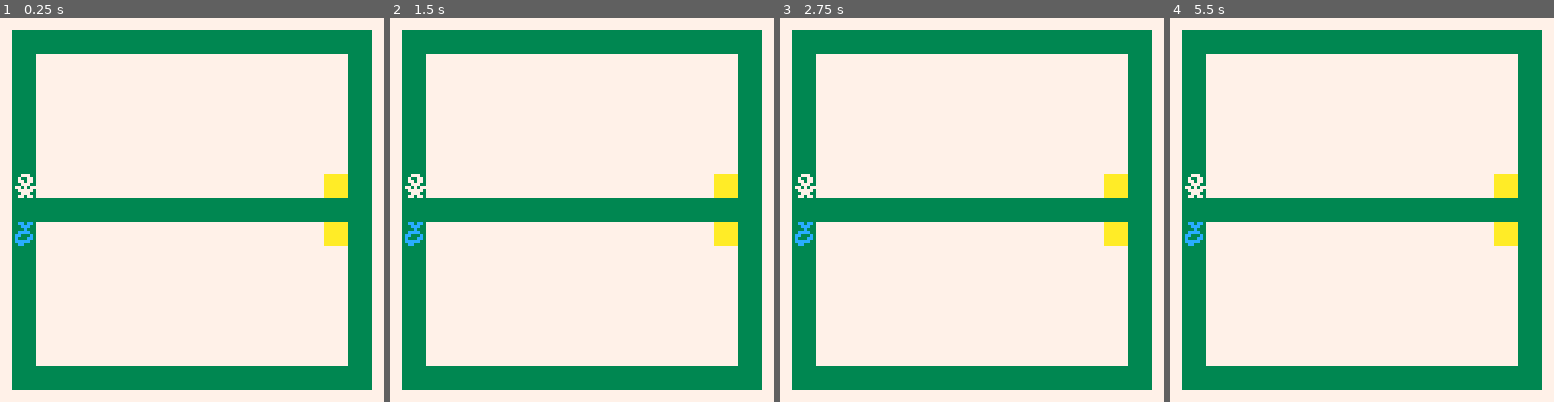
Above: before the commit, frames 1-4 (left to right).
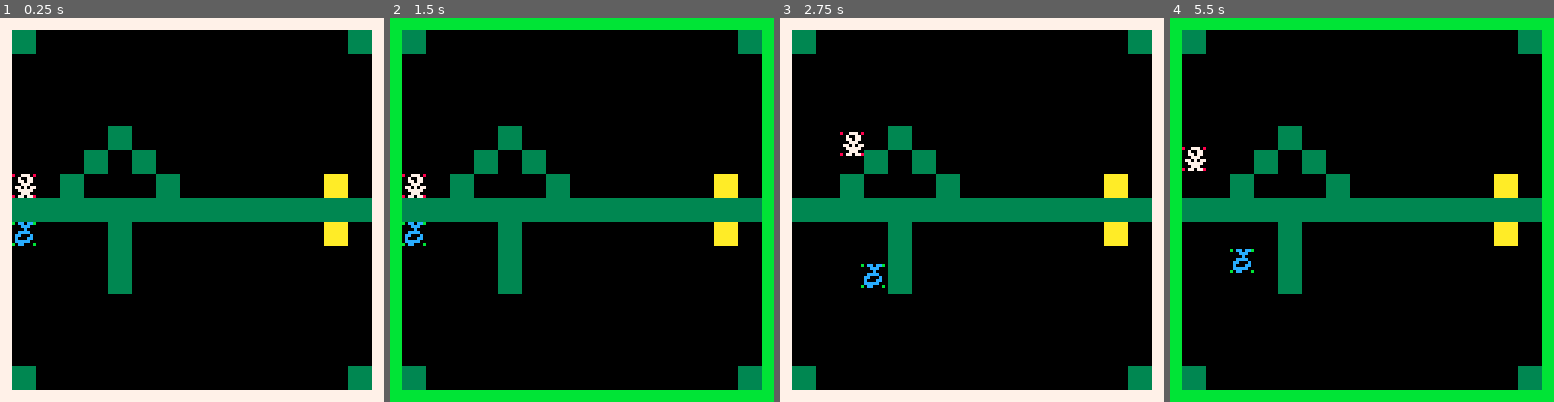
Above: after the commit, the same moments.

Repository: lpratico/a_curious_amalgam
Game: PICO-8 cartridge game.p8
Two runs of this game, one before a commit and one after it. Both use one fixed random seed, a clock stepped at 60 frames per second and the inputs below.
Inputs:
- Up to frame 1 (0.25 s): no input
- Up to frame 2 (1.5 s): tap O (Z key) at 0.7 s
- Up to frame 3 (2.75 s): hold Right 1.6-2.1 s; tap O (Z key) at 1.7, 2.1, 2.5 s; hold Up 2.15-2.42 s; hold Right from 2.47 s (still down)
- Up to frame 4 (5.5 s): tap O (Z key) every 0.4 s from 2.9 to 5.3 s; release Right at 3.03 s; hold Left 3.08-3.58 s; hold Down 3.63-3.97 s; hold Right 4.02-4.68 s; hold Up 4.73-5.03 s; hold Left from 5.08 s (still down)

The runs differ from the first frame. In frame 1, 79% of the frame differs, in the area x 3-97%, y 3-97%; in frame 2, 91%; in frame 3, 80%; in frame 4, 92%, in the area x 0-100%, y 0-100%.

Commit message:
mostly works

Diff:
--- a/game.p8
+++ b/game.p8
@@ -4,19 +4,143 @@
 
 topplayer={
     x=0,
-    y=48
+    y=48,
+    v=0
 }
+
 botplayer={
     x=0,
-    y=64
+    y=64,
+    v=0
 }
 
+level={
+    x=0,
+    y=0,
+    linked=false
+}
+
+function postospr(x,y)
+    return mget(level.x + x/8, level.y + y/8)
+end
+
+function getcorners(player)
+    return {{player.x,   player.y},
+            {player.x+7, player.y},
+            {player.x,   player.y+7},
+            {player.x+7, player.y+7}}
+end
+
+function validlocation(x, y)
+    if(x < 0 or x >= 120) then
+        return false
+    end
+    if (y < 0 or y >= 120) then
+        return false
+    end
+    if (postospr(x,y) == 5) then
+        return false
+    end
+    return true
+end
+
+function moveplayersx(x)
+    validtop = true
+    validbot = true
+    topplayer.x += x
+    botplayer.x += x
+    if(topplayer.x < 0 or topplayer.x > 120) then
+        validtop = false
+    end
+    topcorners = getcorners(topplayer)
+    botcorners = getcorners(botplayer)
+    for i = 1,4 do
+        if (not validlocation(topcorners[i][1], topcorners[i][2])) then
+            validtop = false
+        end
+        if (not validlocation(botcorners[i][1], botcorners[i][2])) then
+            validbot = false
+        end
+    end
+    if (not validtop or (not validbot and level.linked)) then
+        topplayer.x -= x
+    end
+    if (not validbot or (not validtop and level.linked)) then
+        botplayer.x -= x
+    end
+end
+
+function moveplayersy()
+    validtop = true
+    validbot = true
+    topplayer.y += topplayer.v
+    botplayer.y -= botplayer.v
+    topcorners = getcorners(topplayer)
+    botcorners = getcorners(botplayer)
+    for i = 1,4 do
+        if (not validlocation(topcorners[i][1], topcorners[i][2])) then
+            validtop = false
+        end
+        if (not validlocation(botcorners[i][1], botcorners[i][2])) then
+            validbot = false
+        end
+    end
+    if (not validtop or (not validbot and level.linked)) then
+        topplayer.y -= topplayer.v
+        topplayer.v = 0
+    end
+    if (not validbot or (not validtop and level.linked)) then
+        botplayer.y += botplayer.v
+        botplayer.v = 0
+    end
+end
+
 function _update()
+    --jump
+
+    jumpvel = -2.21
+    gravity = .15
+    if (btn(2)) then
+        if (topplayer.v == 0) then
+            topplayer.v = jumpvel
+        end
+        if (botplayer.v == 0) then
+            botplayer.v = jumpvel
+        end
+    end
+    --gravity
+    topplayer.v += gravity
+    botplayer.v += gravity
+
+    moveplayersy()
+
+    if(btn(0)) then
+        moveplayersx(-1)
+    end
+    if(btn(1)) then
+        moveplayersx(1)
+    end
+    if (btnp(4)) then
+        level.linked = not level.linked
+    end
+    -- if(btn(2)) then
+    --
+    -- end
+    -- if(btn(3)) then
+    --     moveplayers(0, 1)
+    -- end
+
+
 end
 
 function _draw()
     --draw base color
-    rectfill(0,0,127,127,7)
+    if (level.linked) then
+        rectfill(0,0,127,127,11)
+    else
+        rectfill(0,0,127,127,7)
+    end
+    rectfill(4,4,123,123,0)
 
     --draw map
     map(0,0,4,4,15,15)
@@ -27,30 +151,30 @@
 
 end
 __gfx__
-000000000007770000cc0000000000000000000033333333aaaaaaaa888888880000000000000000000000000000000000000000000000000000000000000000
+0000000080077708b0cc000b000000000000000033333333aaaaaaaa888888880000000000000000000000000000000000000000000000000000000000000000
 00000000007007700ccccc00000000000000000033333333aaaaaaaa888888880000000000000000000000000000000000000000000000000000000000000000
 00700700007707700c000cc0000000000000000033333333aaaaaaaa888888880000000000000000000000000000000000000000000000000000000000000000
 00077000000777000cc000c0000000000000000033333333aaaaaaaa888888880000000000000000000000000000000000000000000000000000000000000000
 000770000770707700cccc00000000000000000033333333aaaaaaaa888888880000000000000000000000000000000000000000000000000000000000000000
 00700700007777700000c000000000000000000033333333aaaaaaaa888888880000000000000000000000000000000000000000000000000000000000000000
 0000000000077700000ccc00000000000000000033333333aaaaaaaa888888880000000000000000000000000000000000000000000000000000000000000000
-000000000077077000cc0cc0000000000000000033333333aaaaaaaa888888880000000000000000000000000000000000000000000000000000000000000000
+0000000080770778b0cc0ccb000000000000000033333333aaaaaaaa888888880000000000000000000000000000000000000000000000000000000000000000
 __map__
-0505050505050505050505050505050303030303030303030303000000000000000000000000000000000000000000000000000000000000000000000000000000000000000000000000000000000000000000000000000000000000000000000000000000000000000000000000000000000000000000000000000000000000
-0503030303030303030303030403050303000300000000000000000000000000000000000000000000000000000000000000000000000000000000000000000000000000000000000000000000000000000000000000000000000000000000000000000000000000000000000000000000000000000000000000000000000000
-0503030303030303030303030403050303000300000000000000000000000000000000000000000000000000000000000000000000000000000000000000000000000000000000000000000000000000000000000000000000000000000000000000000000000000000000000000000000000000000000000000000000000000
-0503030303030303030303030403050303000300000000000000000000000000000000000000000000000000000000000000000000000000000000000000000000000000000000000000000000000000000000000000000000000000000000000000000000000000000000000000000000000000000000000000000000000000
-0503030303030303030303030403050303040300000000000000000000000000000000000000000000000000000000000000000000000000000000000000000000000000000000000000000000000000000000000000000000000000000000000000000000000000000000000000000000000000000000000000000000000000
-0500000000000000000000000400050303000300000000000000000000000000000000000000000000000000000000000000000000000000000000000000000000000000000000000000000000000000000000000000000000000000000000000000000000000000000000000000000000000000000000000000000000000000
-0503030300000000000000000406050303000300000000000000000000000000000000000000000000000000000000000000000000000000000000000000000000000000000000000000000000000000000000000000000000000000000000000000000000000000000000000000000000000000000000000000000000000000
+0500000000000000000000000000050303030303030303030303000000000000000000000000000000000000000000000000000000000000000000000000000000000000000000000000000000000000000000000000000000000000000000000000000000000000000000000000000000000000000000000000000000000000
+0000000000000000000000000000000303000300000000000000000000000000000000000000000000000000000000000000000000000000000000000000000000000000000000000000000000000000000000000000000000000000000000000000000000000000000000000000000000000000000000000000000000000000
+0000000000000000000000000000000303000300000000000000000000000000000000000000000000000000000000000000000000000000000000000000000000000000000000000000000000000000000000000000000000000000000000000000000000000000000000000000000000000000000000000000000000000000
+0000000000000000000000000000000303000300000000000000000000000000000000000000000000000000000000000000000000000000000000000000000000000000000000000000000000000000000000000000000000000000000000000000000000000000000000000000000000000000000000000000000000000000
+0000000005000000000000000000000303040300000000000000000000000000000000000000000000000000000000000000000000000000000000000000000000000000000000000000000000000000000000000000000000000000000000000000000000000000000000000000000000000000000000000000000000000000
+0000000500050000000000000000000303000300000000000000000000000000000000000000000000000000000000000000000000000000000000000000000000000000000000000000000000000000000000000000000000000000000000000000000000000000000000000000000000000000000000000000000000000000
+0000050000000500000000000006000303000300000000000000000000000000000000000000000000000000000000000000000000000000000000000000000000000000000000000000000000000000000000000000000000000000000000000000000000000000000000000000000000000000000000000000000000000000
 0505050505050505050505050505050303030303030300000000000000000000000000000000000000000000000000000000000000000000000000000000000000000000000000000000000000000000000000000000000000000000000000000000000000000000000000000000000000000000000000000000000000000000
-0500000000000000000000000406050303000300000000000000000000000000000000000000000000000000000000000000000000000000000000000000000000000000000000000000000000000000000000000000000000000000000000000000000000000000000000000000000000000000000000000000000000000000
-0500000000000000000000000404050303000300000000000000000000000000000000000000000000000000000000000000000000000000000000000000000000000000000000000000000000000000000000000000000000000000000000000000000000000000000000000000000000000000000000000000000000000000
-0503000000000000000000000404050303000000000000000000000000000000000000000000000000000000000000000000000000000000000000000000000000000000000000000000000000000000000000000000000000000000000000000000000000000000000000000000000000000000000000000000000000000000
-0503000000000000000000000404050303000000000000000000000000000000000000000000000000000000000000000000000000000000000000000000000000000000000000000000000000000000000000000000000000000000000000000000000000000000000000000000000000000000000000000000000000000000
-0500000000000000000000000404050303000000000000000000000000000000000000000000000000000000000000000000000000000000000000000000000000000000000000000000000000000000000000000000000000000000000000000000000000000000000000000000000000000000000000000000000000000000
-0500000000000000000000000000050000000000000000000000000000000000000000000000000000000000000000000000000000000000000000000000000000000000000000000000000000000000000000000000000000000000000000000000000000000000000000000000000000000000000000000000000000000000
-0505050505050505050505050505050303030303030303030300000000000000000000000000000000000000000000000000000000000000000000000000000000000000000000000000000000000000000000000000000000000000000000000000000000000000000000000000000000000000000000000000000000000000
+0000000005000000000000000006000303000300000000000000000000000000000000000000000000000000000000000000000000000000000000000000000000000000000000000000000000000000000000000000000000000000000000000000000000000000000000000000000000000000000000000000000000000000
+0000000005000000000000000000000303000300000000000000000000000000000000000000000000000000000000000000000000000000000000000000000000000000000000000000000000000000000000000000000000000000000000000000000000000000000000000000000000000000000000000000000000000000
+0000000005000000000000000000000303000000000000000000000000000000000000000000000000000000000000000000000000000000000000000000000000000000000000000000000000000000000000000000000000000000000000000000000000000000000000000000000000000000000000000000000000000000
+0000000000000000000000000000000303000000000000000000000000000000000000000000000000000000000000000000000000000000000000000000000000000000000000000000000000000000000000000000000000000000000000000000000000000000000000000000000000000000000000000000000000000000
+0000000000000000000000000000000303000000000000000000000000000000000000000000000000000000000000000000000000000000000000000000000000000000000000000000000000000000000000000000000000000000000000000000000000000000000000000000000000000000000000000000000000000000
+0000000000000000000000000000000000000000000000000000000000000000000000000000000000000000000000000000000000000000000000000000000000000000000000000000000000000000000000000000000000000000000000000000000000000000000000000000000000000000000000000000000000000000
+0500000000000000000000000000050303030303030303030300000000000000000000000000000000000000000000000000000000000000000000000000000000000000000000000000000000000000000000000000000000000000000000000000000000000000000000000000000000000000000000000000000000000000
 0000000000000000000000000000000000000000000000000000000000000000000000000000000000000000000000000000000000000000000000000000000000000000000000000000000000000000000000000000000000000000000000000000000000000000000000000000000000000000000000000000000000000000
 0500000000000000000000000000000000000000000000000000000000000000000000000000000000000000000000000000000000000000000000000000000000000000000000000000000000000000000000000000000000000000000000000000000000000000000000000000000000000000000000000000000000000000
 0000000000000000000000000000000000000000000000000000000000000000000000000000000000000000000000000000000000000000000000000000000000000000000000000000000000000000000000000000000000000000000000000000000000000000000000000000000000000000000000000000000000000000
